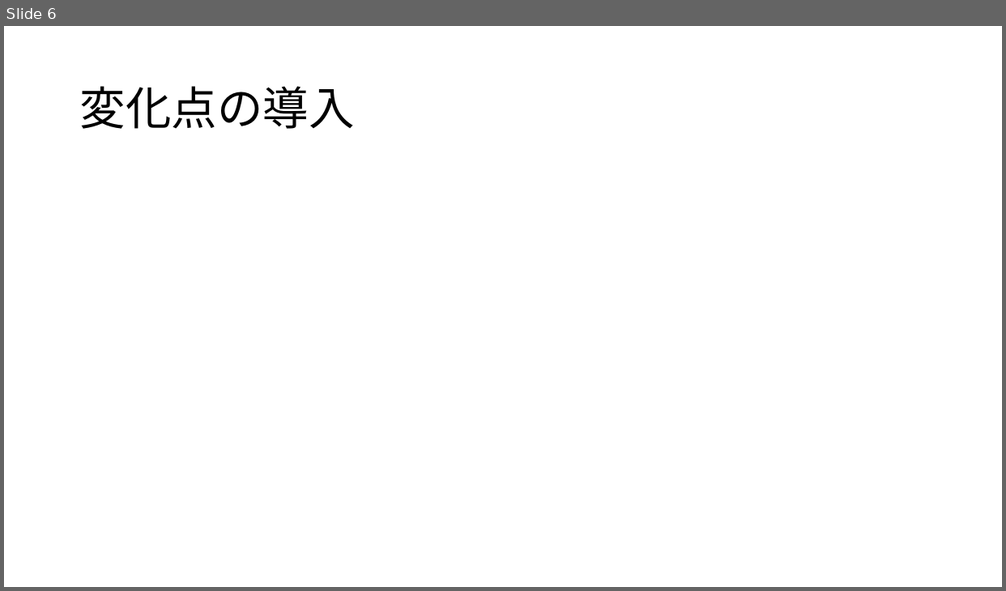
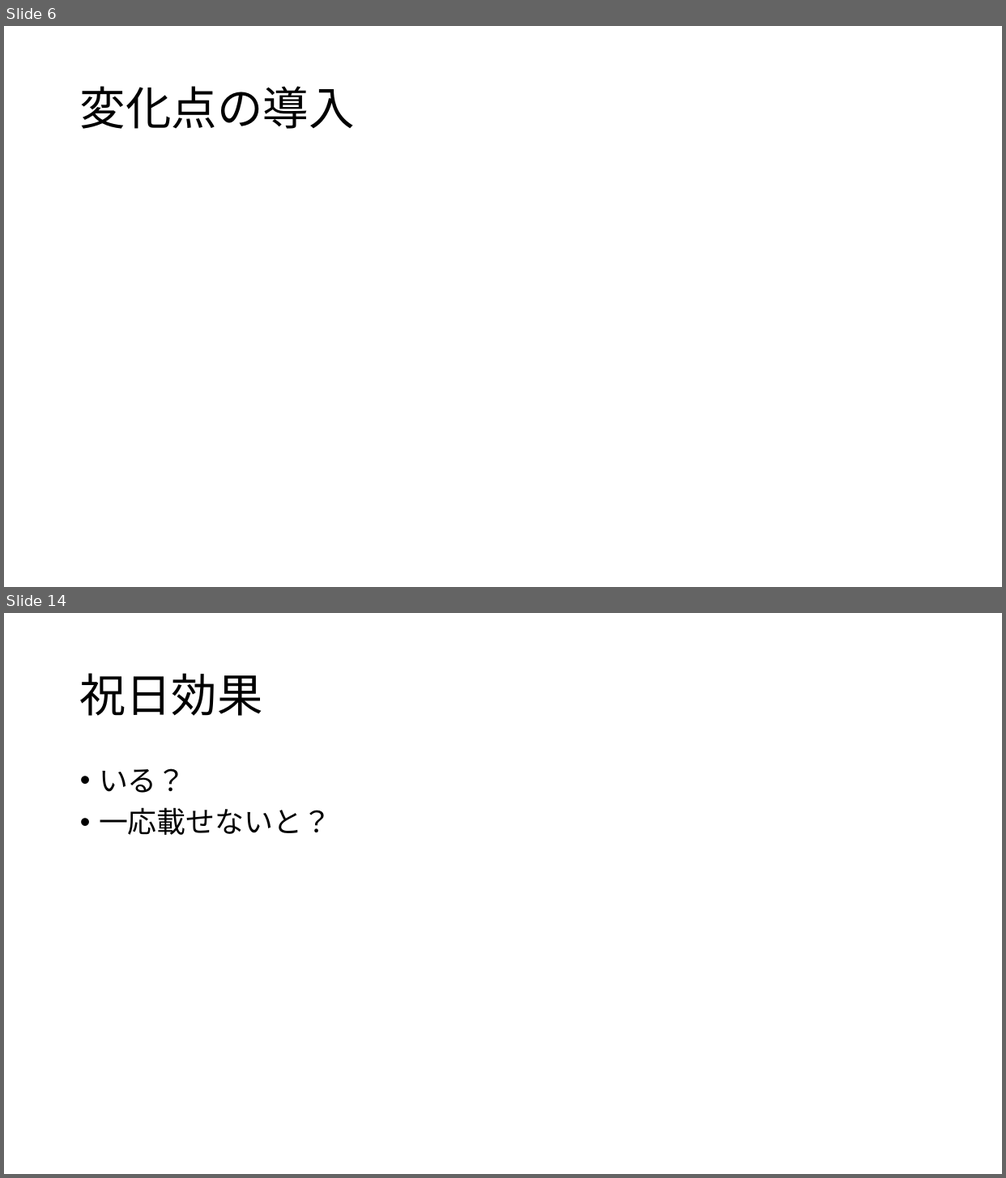
Before and after one commit to kur0cky/DA2017, a slide deck: 最終報告/1.pptx. Shown one above the other, each under a label of ours: slide 6 before the commit, slides 6 and 14 after it; the slides between them are not shown. The pictures are 1006x591 and 1006x1178 pixels, drawn with LibreOffice and Linux fonts; fonts in the diff are those of the drawing; grey boxes stand for pictures. Boxes give left, top, right and bottom in pixels: in the first picture for what was removed or moved away, otherwise in the second. Text is boxed around its words. In the diff, an @@ line names an element or a change of style, - is before the commit and + after.

```diff
--- a/最終報告/1.pptx
+++ b/最終報告/1.pptx
@@ slide 14 added at (4,613,1002,1174), background #FFFFFF @@
@@ title added at (80,673,263,716), 44 pt, text #000000 @@
+祝日効果
@@ text added at (99,769,331,835), 28 pt, text #000000 @@
+• いる？
+• 一応載せないと？
```
Also in this commit, not shown: 9 other slides added, 1 slide removed.
